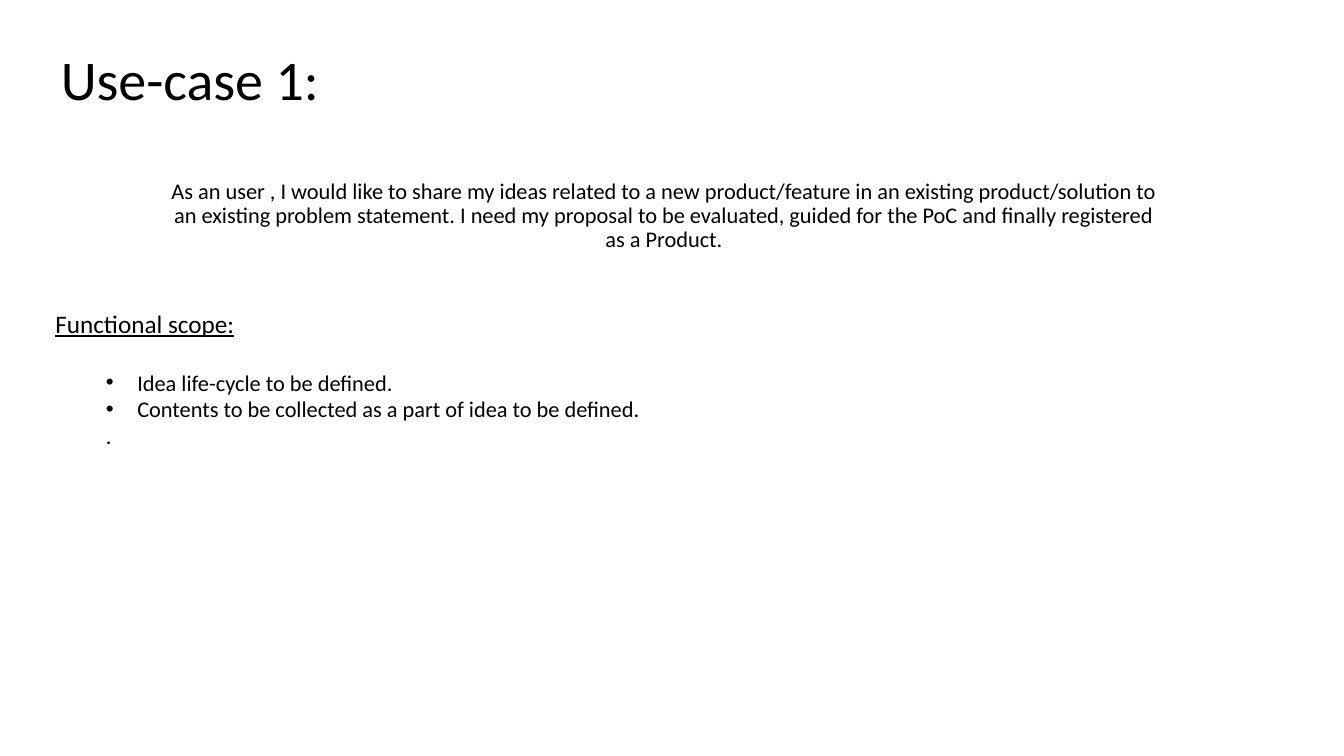
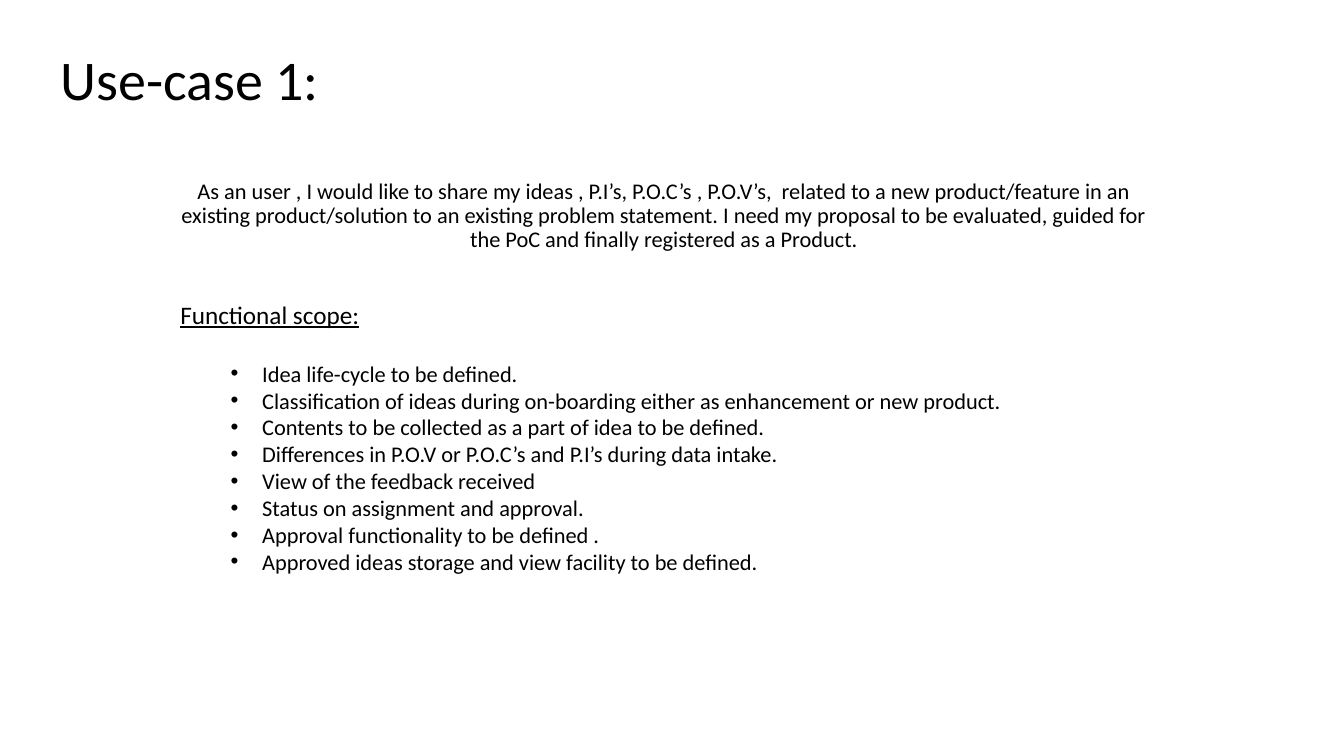
Before and after one commit to Sreenadh1543/ogo-data-holder, a slide deck: slide 2 of 2.use-cases/Use-cases.pptx. Drawn at 1344x756 pixels with LibreOffice and Linux fonts; fonts in the diff are those of the drawing. Boxes give left, top, right and bottom in pixels: in the first picture for what was removed or moved away, otherwise in the second. Text is boxed around its words. In the diff, an @@ line names an element or a change of style, - is before the commit and + after.

Commit message:
Functional scope added on use-cases

```diff
--- a/2.use-cases/Use-cases.pptx
+++ b/2.use-cases/Use-cases.pptx
@@ title at (181,183,1145,251): text changed @@
-As an user , I would like to share my ideas related to a new product/feature in an existing product/solution to an existing problem statement. I need my proposal to be evaluated, guided for the PoC and finally registered as a Product.
+As an user , I would like to share my ideas , P.I’s, P.O.C’s , P.O.V’s, related to a new product/feature in an existing product/solution to an existing problem statement. I need my proposal to be evaluated, guided for the PoC and finally registered as a Product.
@@ text "Functional scope:": place and size @@
-text "Functional scope:" at (55,315,640,421)
+text "Functional scope:" at (180,306,1000,574)
@@ text at (262,393,1000,413): paragraph added @@
+  • Classification of ideas during on-boarding either as enhancement or new product.
@@ text at (262,446,777,574): text changed @@
-  .
+  • Differences in P.O.V or P.O.C’s and P.I’s during data intake.
+  • View of the feedback received
+  • Status on assignment and approval.
+  • Approval functionality to be defined .
+  • Approved ideas storage and view facility to be defined.
```
Also in this commit, not shown: 3 other slides changed.
